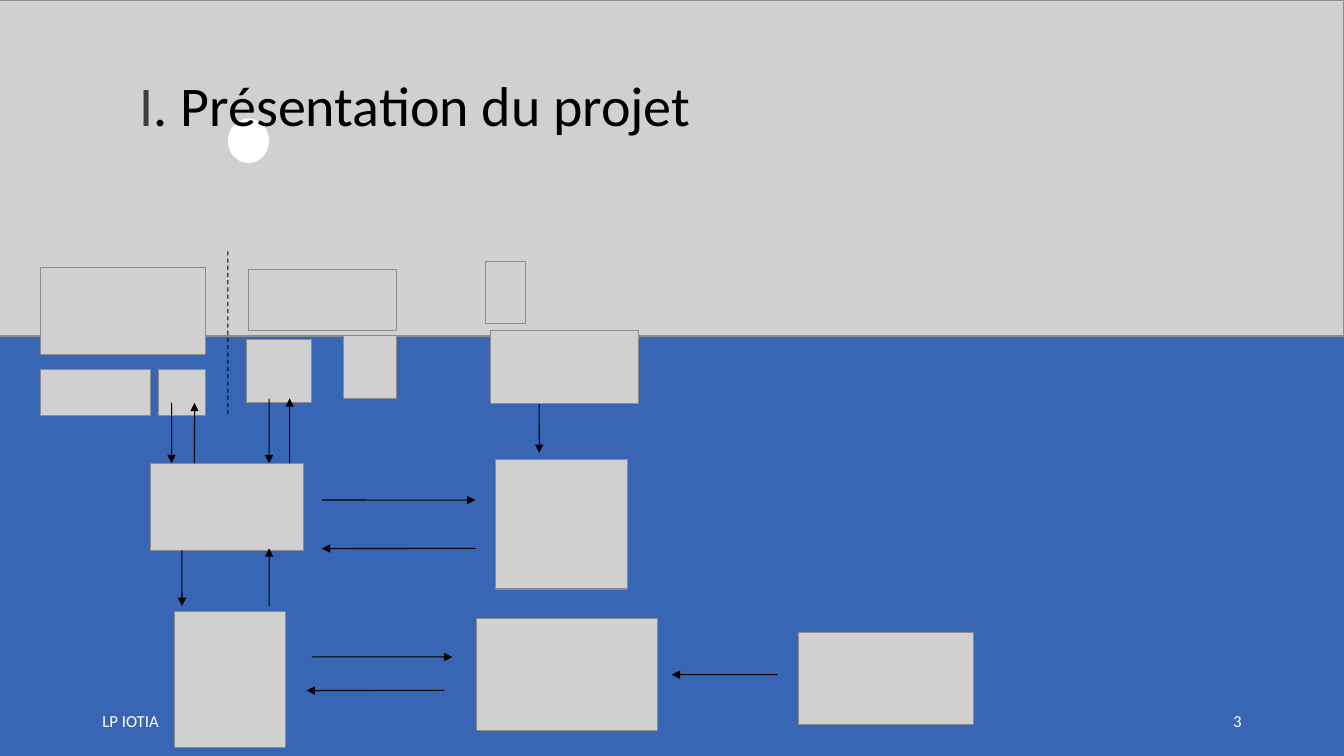
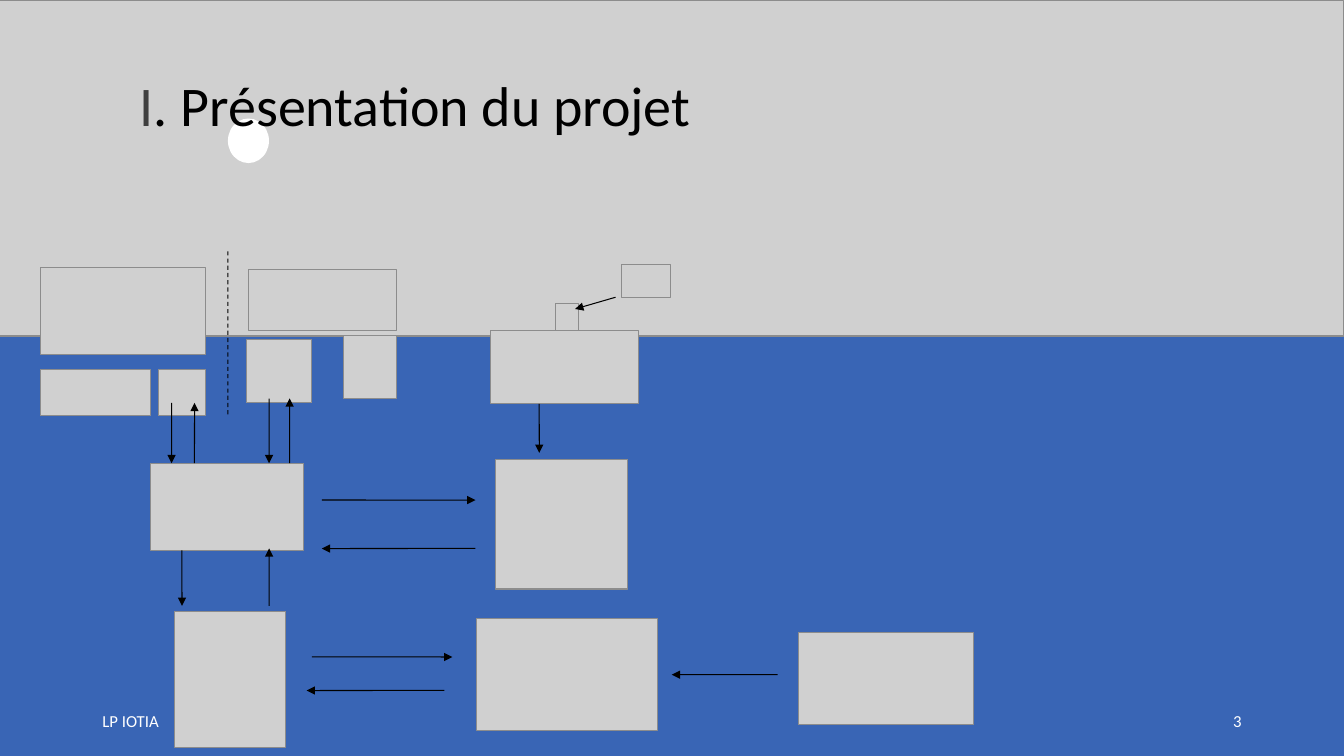
Before and after one commit to LENSAlex/ProjetIotia, a slide deck: slide 3 of Diapo_commun/PresentationCommune.pptx. Drawn at 1344x756 pixels with LibreOffice and Linux fonts; fonts in the diff are those of the drawing; grey boxes stand for pictures. Boxes give left, top, right and bottom in pixels: in the first picture for what was removed or moved away, otherwise in the second. Text is boxed around its words. In the diff, an @@ line names an element or a change of style, - is before the commit and + after.

Commit message:
maj presentation

```diff
--- a/Diapo_commun/PresentationCommune.pptx
+++ b/Diapo_commun/PresentationCommune.pptx
@@ picture added at box(621, 264, 670, 297) @@
@@ freeform shape added at box(576, 297, 616, 310), outline #000000 0.75 pt @@
@@ picture: place and size @@
-picture at box(486, 261, 526, 323)
+picture at box(556, 304, 579, 333)
```
Also in this commit, not shown: 7 other slides changed.
